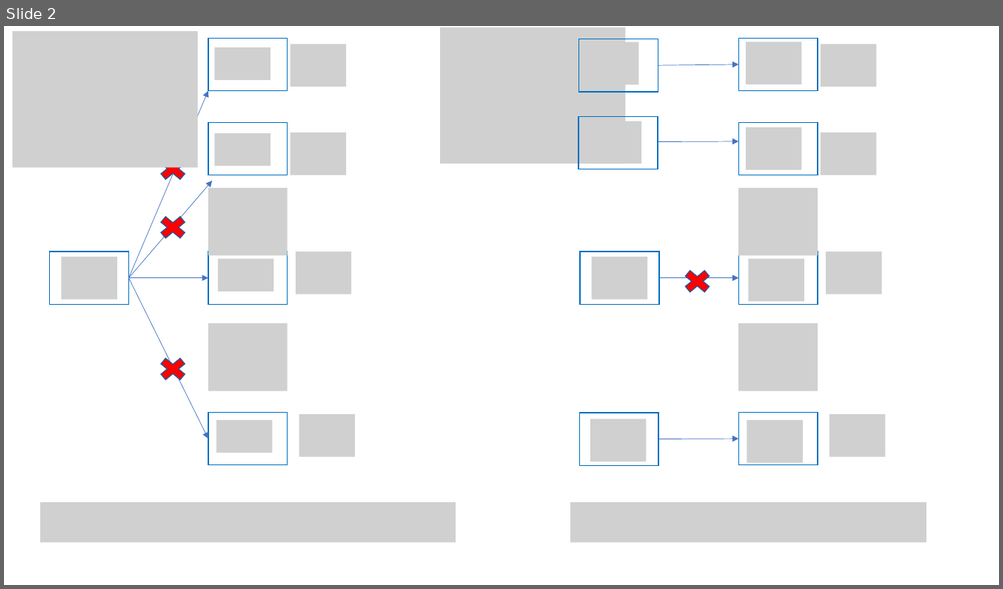
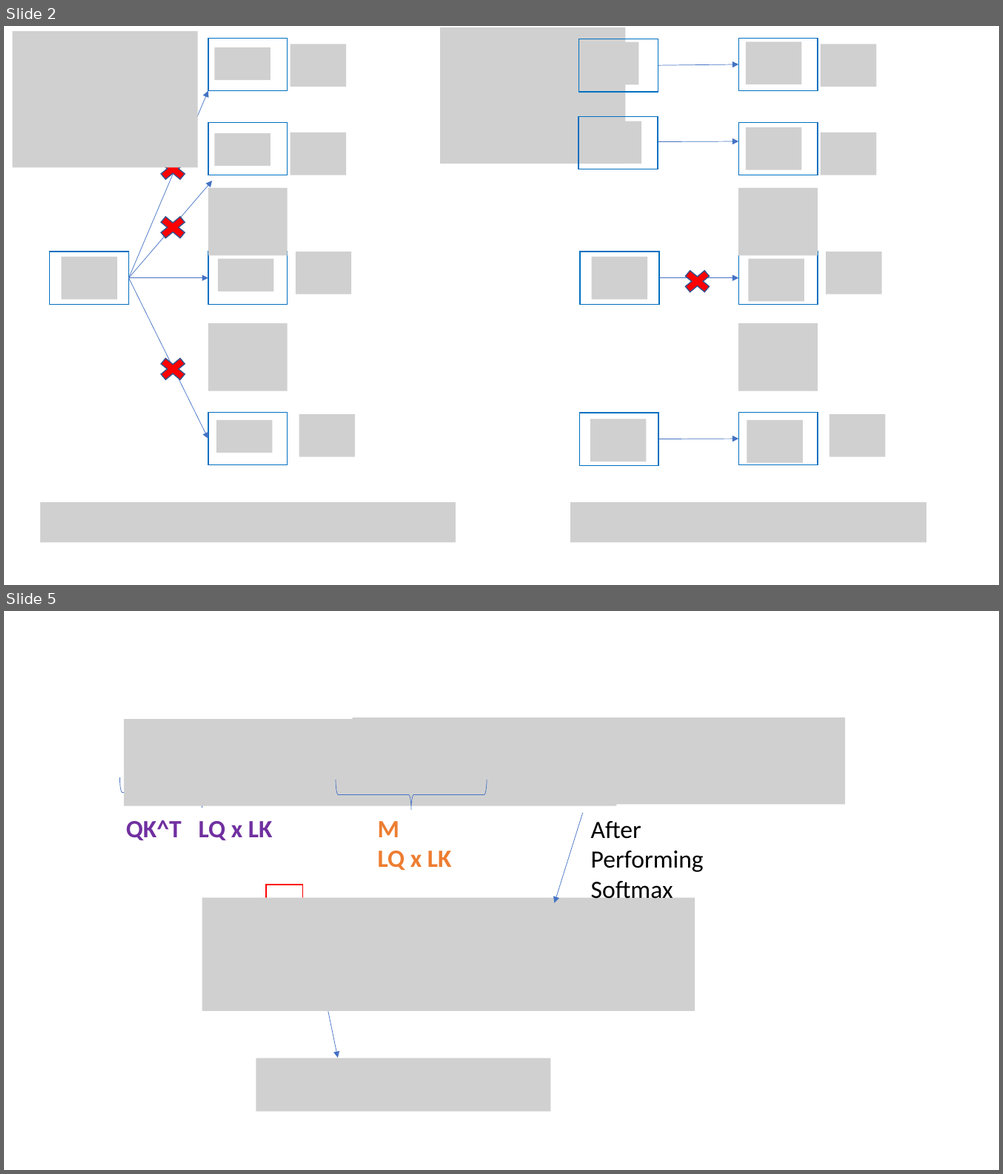
Before and after one commit to beckswu/beckswu.github.io, a slide deck: img/post/Natural-Language-Processing/course2/formula.pptx. Shown one above the other, each under a label of ours: slide 2 before the commit, slides 2 and 5 after it; the slides between them are not shown. The pictures are 1003x589 and 1003x1174 pixels, drawn with LibreOffice and Linux fonts; fonts in the diff are those of the drawing; grey boxes stand for pictures. Boxes give left, top, right and bottom in pixels: in the first picture for what was removed or moved away, otherwise in the second. Text is boxed around its words. In the diff, an @@ line names an element or a change of style, - is before the commit and + after.

```diff
--- a/img/post/Natural-Language-Processing/course2/formula.pptx
+++ b/img/post/Natural-Language-Processing/course2/formula.pptx
@@ slide 5 added at bbox=[4, 611, 999, 1170], background #FFFFFF @@
@@ picture added at bbox=[124, 719, 617, 806] @@
@@ picture added at bbox=[353, 718, 845, 804] @@
@@ left brace added at bbox=[119, 777, 284, 808], outline #4472C4 0.5 pt @@
@@ left brace added at bbox=[336, 780, 486, 809], outline #4472C4 0.5 pt @@
@@ text added at bbox=[126, 820, 273, 841], 24 pt, text #7030A0, bold @@
+QK^T LQ x LK
@@ text added at bbox=[378, 821, 452, 871], 24 pt, text #ED7D31, bold @@
+M
+LQ x LK
@@ arrow added from (583, 813) to (555, 903), #4472C4 0.5 pt @@
@@ text added at bbox=[591, 821, 703, 904], 24 pt, text #000000 @@
+After Performing Softmax
@@ picture added at bbox=[202, 898, 695, 1011] @@
@@ rectangle added at bbox=[266, 885, 302, 914], outline #FF0000 1 pt @@
@@ arrow added from (307, 914) to (338, 1058), #4472C4 0.5 pt @@
@@ picture added at bbox=[256, 1059, 551, 1112] @@
```
Also in this commit, not shown: 4 other slides added, 21 other files.
